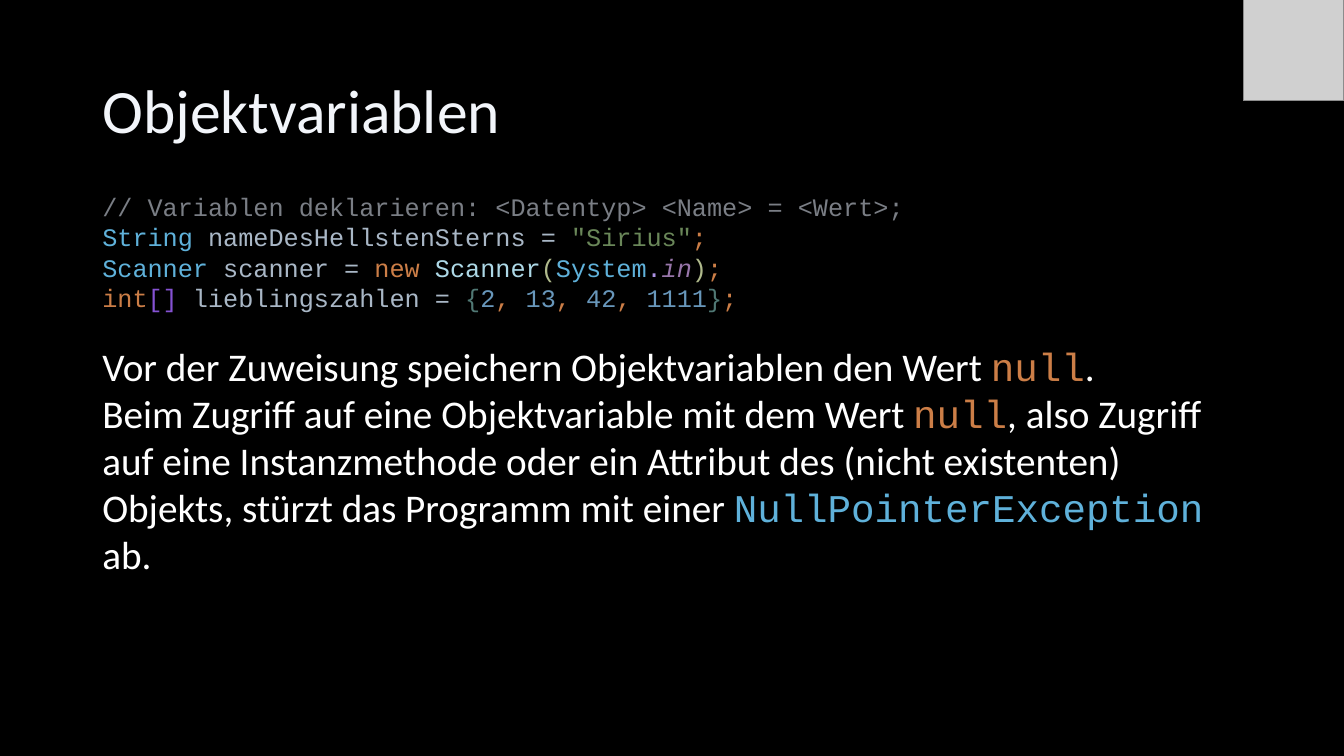
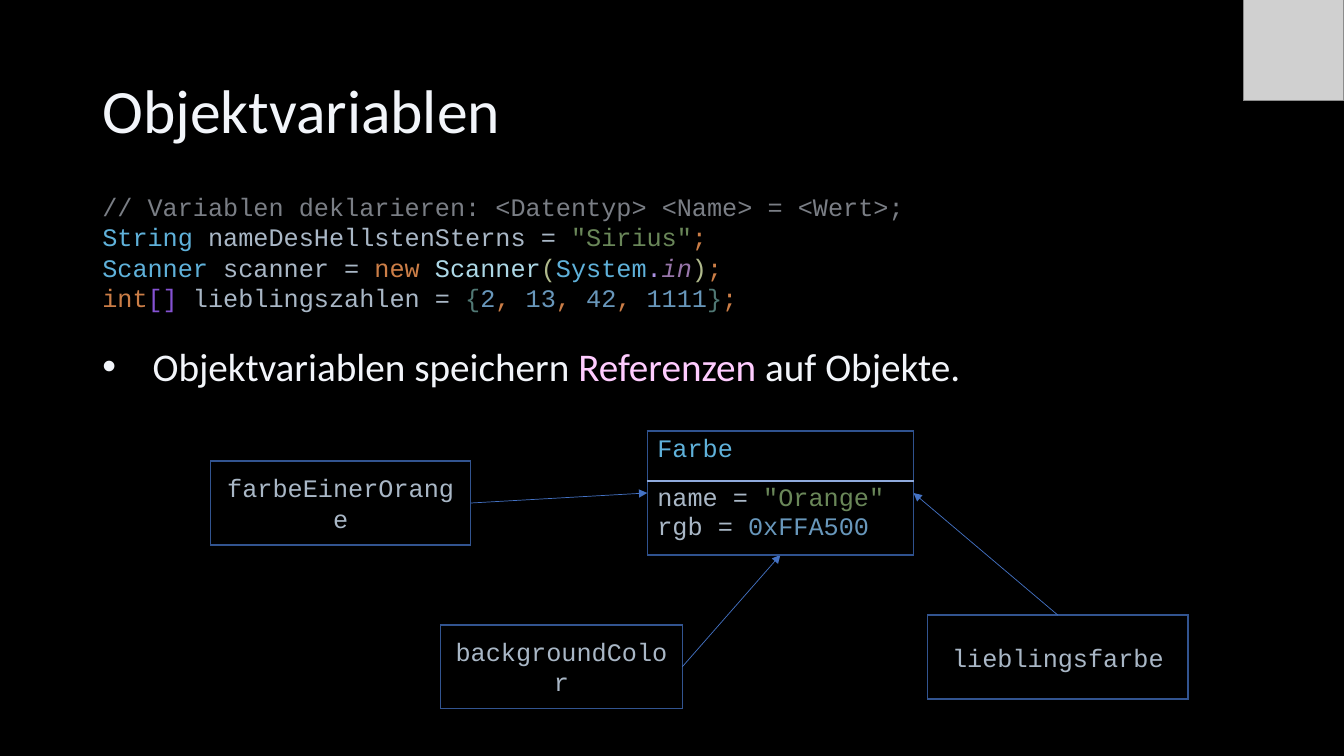
Before and after one commit to Cactusroot/Java, a slide deck: slide 14 of src/Java.pptx (slide 13 before the commit). Drawn at 1344x756 pixels with LibreOffice and Linux fonts; fonts in the diff are those of the drawing; grey boxes stand for pictures. Boxes give left, top, right and bottom in pixels: in the first picture for what was removed or moved away, otherwise in the second. Text is boxed around its words. In the diff, an @@ line names an element or a change of style, - is before the commit and + after.

```diff
--- a/src/Java.pptx
+++ b/src/Java.pptx
@@ text at (153, 353, 960, 388): text changed; text colour #FFFFFF to #F2F5FA @@
-Vor der Zuweisung speichern Objektvariablen den Wert null.
-Beim Zugriff auf eine Objektvariable mit dem Wert null, also Zugriff auf eine Instanzmethode oder ein Attribut des (nicht existenten) Objekts, stürzt das Programm mit einer NullPointerException ab.
+• Objektvariablen speichern Referenzen auf Objekte.
@@ table added at (647, 432, 913, 556), 2 rows, 1 columns @@
+Farbe
+name = "Orange" / rgb = 0xFFA500
@@ rectangle added at (211, 461, 471, 544), outline #325491 1 pt, 18 pt, text #A9B7C6 @@
+farbeEinerOrange
@@ arrow added from (471, 503) to (647, 493), #4472C4 0.5 pt @@
@@ arrow added from (1059, 615) to (913, 493), #4472C4 0.5 pt @@
@@ arrow added from (683, 667) to (780, 556), #4472C4 0.5 pt @@
@@ rectangle added at (441, 625, 683, 709), outline #325491 1 pt, 18 pt, text #A9B7C6 @@
+backgroundColor
@@ rectangle added at (928, 615, 1188, 699), outline #325491 1 pt, 18 pt, text #A9B7C6 @@
+lieblingsfarbe
```
Also in this commit, not shown: 58 other slides changed, 9 slides added, 3 slides removed, 8 other files.
